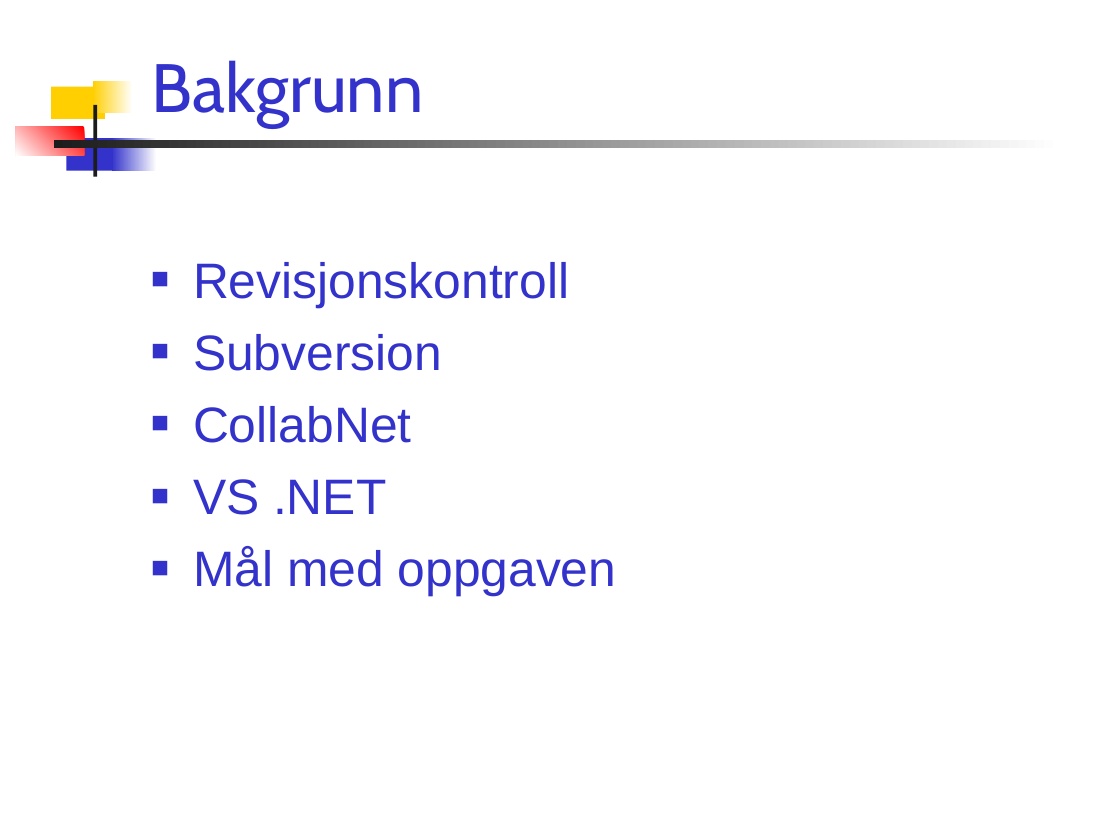
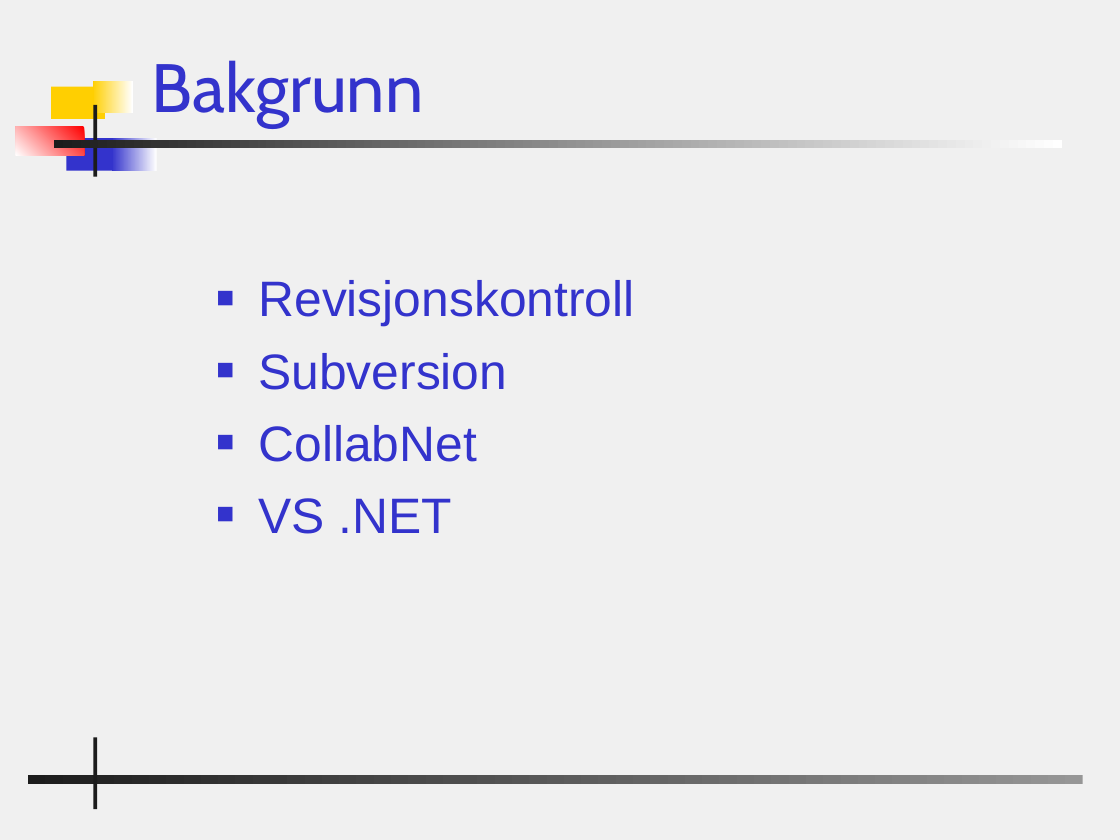
Before and after one commit to windygu/AnkhSVN, a slide deck: slide 3 of doc/powerpoint/Subversion_addin_for_VS.NET.ppt. Drawn at 1120x840 pixels with LibreOffice and Linux fonts; fonts in the diff are those of the drawing; background and template pictures are left out. Boxes give left, top, right and bottom in pixels: in the first picture for what was removed or moved away, otherwise in the second. Text is boxed around its words. In the diff, an @@ line names an element or a change of style, - is before the commit and + after.

Commit message:
Changed bg and some text.

```diff
--- a/doc/powerpoint/Subversion_addin_for_VS.NET.ppt
+++ b/doc/powerpoint/Subversion_addin_for_VS.NET.ppt
@@ background #FFFFFF to #F0F0F0 @@
@@ text "Revisjonskontroll" moved from (x1=193, y1=262, x2=617, y2=597) to (x1=258, y1=280, x2=634, y2=534) @@
@@ text at (x1=193, y1=547, x2=617, y2=597): paragraph removed @@
-■ Mål med oppgaven
@@ rectangle added at (x1=93, y1=737, x2=96, y2=809), fill #1C1C1C @@
@@ rectangle added at (x1=28, y1=775, x2=1083, y2=784), fill gradient #969696 to #1C1C1C @@
```
Also in this commit, not shown: 21 other slides changed, 2 slides added, 1 slide removed.
